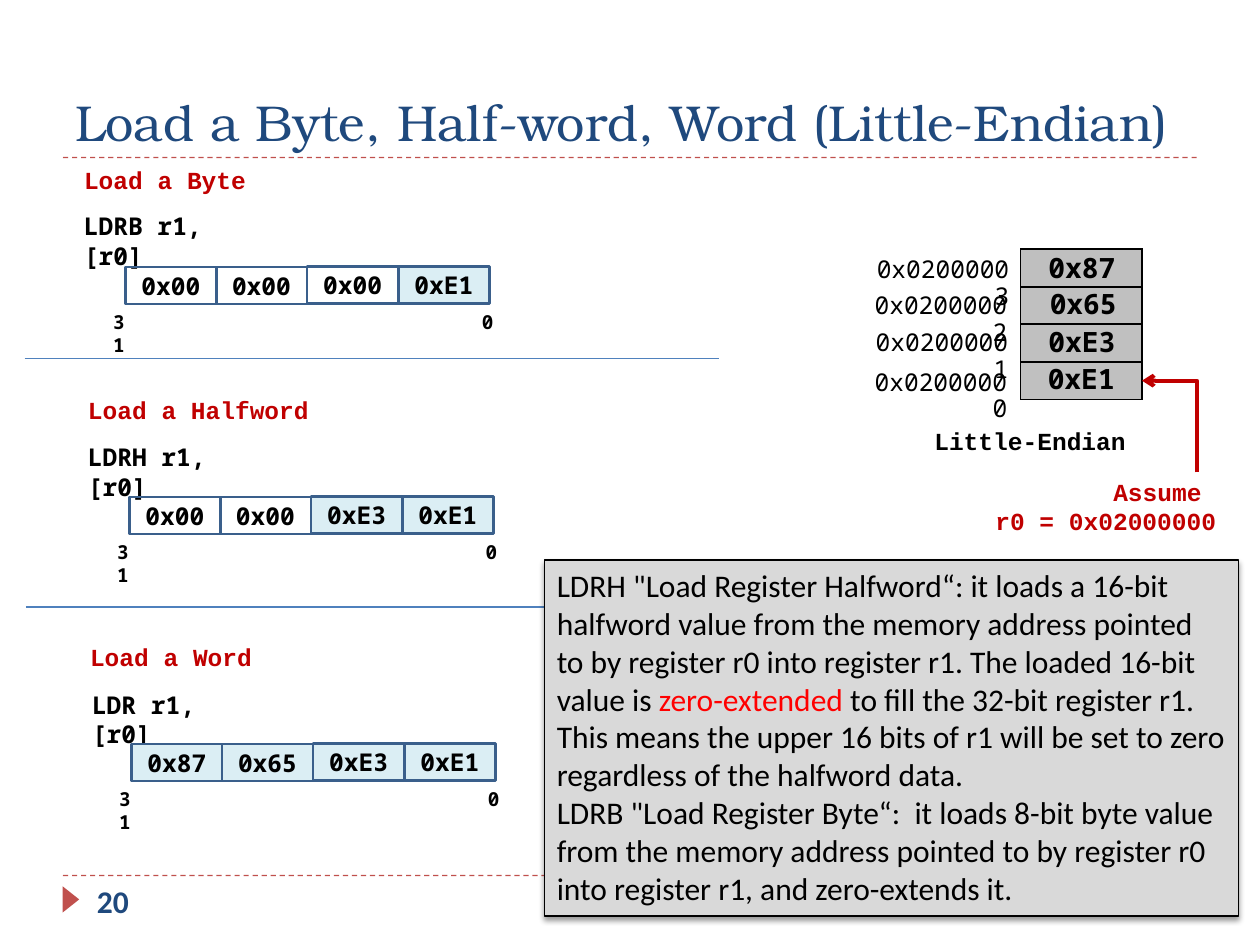
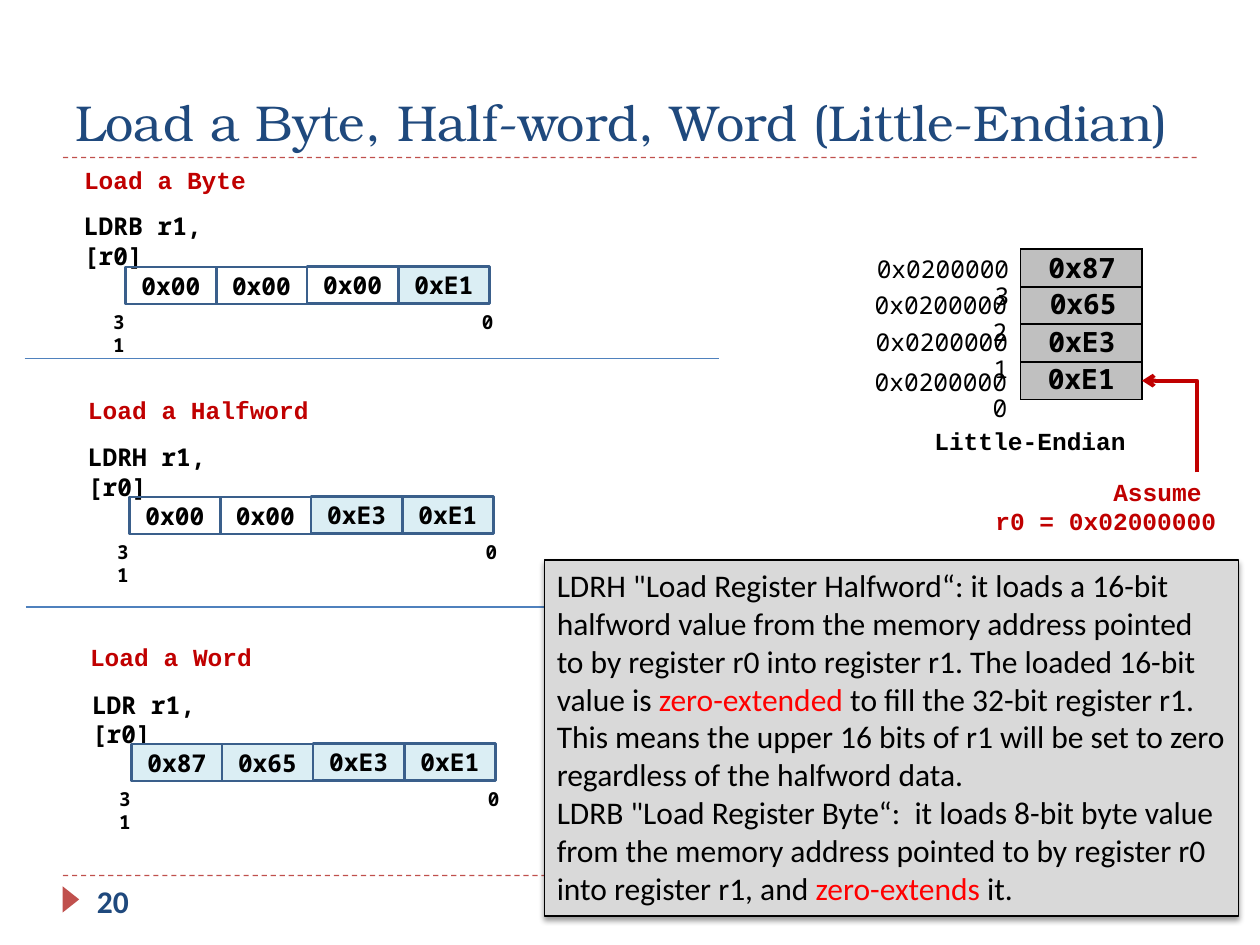
Before and after one commit to guhofstra/CSC111Sp26, a slide deck: slide 20 of PPTs/Ch5_ARM_Load_Store.pptx. Drawn at 1260x945 pixels with LibreOffice and Linux fonts; fonts in the diff are those of the drawing. Boxes give left, top, right and bottom in pixels: in the first picture for what was removed or moved away, otherwise in the second. Text is boxed around its words. In the diff, an @@ line names an element or a change of style, - is before the commit and + after.

```diff
--- a/PPTs/Ch5_ARM_Load_Store.pptx
+++ b/PPTs/Ch5_ARM_Load_Store.pptx
@@ text in rectangle at [557,801,1213,906]: text colour #000000 to #FF0000 in "zero-extends" @@
```
Also in this commit, not shown: 10 other slides changed, 1 other file.
